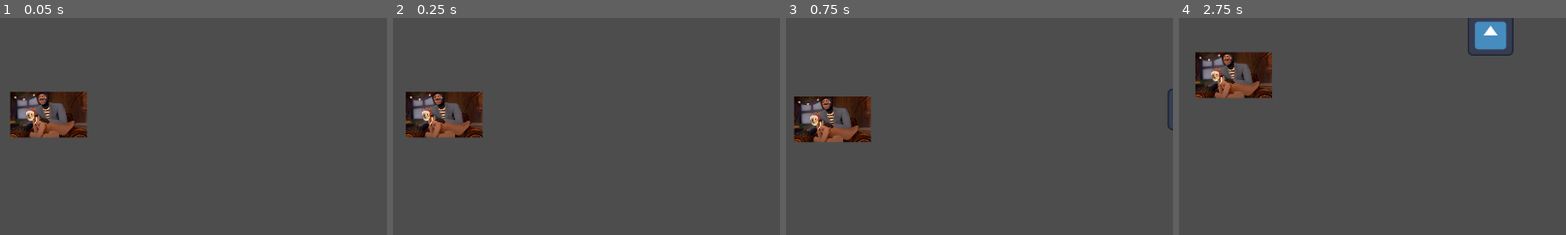
Above: before the commit, frames 1-4 (left to right).
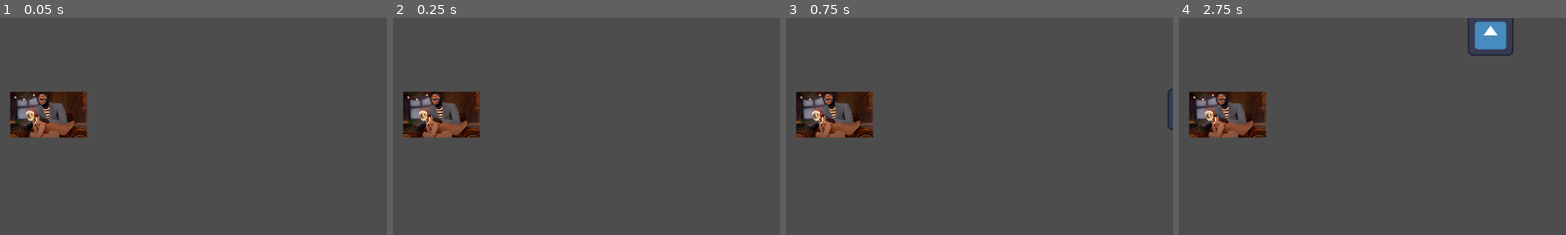
Above: after the commit, the same moments.

Repository: nick-leslie/Gmtk-game-jam-2025
Game: Godot game, scene res://Scenes/main.tscn
The game is run twice, just before and just after one commit, with the same random seed, the same clock (stepped at 60 frames per second) and the same inputs. The engine's default icon, where the game draws it, is replaced by a stand-in: a white triangle on a blue panel in a dark square.
Inputs (mouse positions are % of the whole screen's width and height, from its top left):
- Up to frame 1 (0.05 s): no input
- Up to frame 2 (0.25 s): no input
- Up to frame 3 (0.75 s): move the mouse to (72, 45) at 0.52 s; click (72, 45) at 0.67 s
- Up to frame 4 (2.75 s): move the mouse to (30, 55) at 1.27 s; click (30, 55) at 1.42 s; move the mouse to (60, 28) at 2.02 s; click (60, 28) at 2.17 s
The pictures show only the part of the screen within x 20-70%, y 24-74%; the shares and areas given below are measured in that part.

Frame 1 is identical in both runs. In frame 2, 1.6% of the frame differs, in the area x 2-24%, y 33-56%; in frame 3, 3.1%; in frame 4, 6.6%, in the area x 2-25%, y 15-56%.

Commit message:
Changed state transitions to be in seconds

Diff:
--- a/Scenes/Enemies/test_enemy.tscn
+++ b/Scenes/Enemies/test_enemy.tscn
@@ -6,6 +6,8 @@
 
 [node name="Enemy" instance=ExtResource("1_366os")]
 script = ExtResource("2_kksxm")
+idle_state_time = 3.0
+move_state_time = 1.5
 
 [node name="Sprite2D" parent="." index="0"]
 scale = Vector2(0.06, 0.06)
--- a/Scripts/Enemies/test_enemy.gd
+++ b/Scripts/Enemies/test_enemy.gd
@@ -1,32 +1,40 @@
 extends Enemy
 
+@export var idle_state_time: float
+var idle_counter := 0.0
+
+@export var move_state_time: float
+var move_counter := 0.0
+
+
+
 #Transistion functions
-func idleTransition():
-	var random_number = randi() % 10
-	if random_number > 5:
-		print("Going to move state")
+func idleTransition(delta: float):
+	if idle_counter < idle_state_time:
+		idle_counter += delta
+		return State.IDLE
+	else:
+		idle_counter = 0.0
+		return State.MOVE
+
+func moveTransition(delta: float):
+	if move_counter < move_state_time:
+		move_counter += delta
 		return State.MOVE
 	else:
+		move_counter = 0.0
 		return State.IDLE
 
-func moveTransition():
-	var random_number = randi() % 10
-	if random_number > 5:
-		print("Going to move state")
-		return State.MOVE
-	else:
-		return State.IDLE
-
-func windupTransition():
+func windupTransition(delta: float):
 	pass
 
-func attackTransition():
+func attackTransition(delta: float):
 	pass
 
-func runAndGunTransition():
+func runAndGunTransition(delta: float):
 	pass
 
-func dashTransition():
+func dashTransition(delta: float):
 	pass
 
 # State logic functions
@@ -38,7 +46,6 @@
 	var texture_size = $Sprite2D.texture.get_size()
 	var sprite_size = texture_size * $Sprite2D.scale
 
-	print("In move state")
 	var direction_x = randi_range(-1, 1)
 	var random_number_x = (randi() % 10) * direction_x
 
--- a/Scripts/enemy.gd
+++ b/Scripts/enemy.gd
@@ -23,23 +23,23 @@
 
 func _process(delta: float) -> void: #loop
 	state_logic()
-	current_state = get_transition()
+	current_state = get_transition(delta)
 
 
-func get_transition() -> State:
+func get_transition(delta: float) -> State:
 	match current_state:
 		State.IDLE:
-			return idleTransition()
+			return idleTransition(delta)
 		State.MOVE:
-			return moveTransition()
+			return moveTransition(delta)
 		State.ATTACK:
-			return attackTransition()
+			return attackTransition(delta)
 		State.WINDUP:
-			return windupTransition()
+			return windupTransition(delta)
 		State.RUNANDGUN:
-			return runAndGunTransition()
+			return runAndGunTransition(delta)
 		State.DASH:
-			return dashTransition()
+			return dashTransition(delta)
 	return State.IDLE #default is override
 
 #State logic
@@ -60,27 +60,27 @@
 
 
 #Transistion functions
-func idleTransition() -> State:
+func idleTransition(delta: float) -> State:
 	return State.IDLE
 	pass
 
-func moveTransition() -> State:
+func moveTransition(delta: float) -> State:
 	return State.IDLE
 	pass
 
-func windupTransition() -> State:
+func windupTransition(delta: float) -> State:
 	return State.IDLE
 	pass
 
-func attackTransition() -> State:
+func attackTransition(delta: float) -> State:
 	return State.IDLE
 	pass
 
-func runAndGunTransition() -> State:
+func runAndGunTransition(delta: float) -> State:
 	return State.IDLE
 	pass
 
-func dashTransition() -> State:
+func dashTransition(delta: float) -> State:
 	return State.IDLE
 	pass
 
